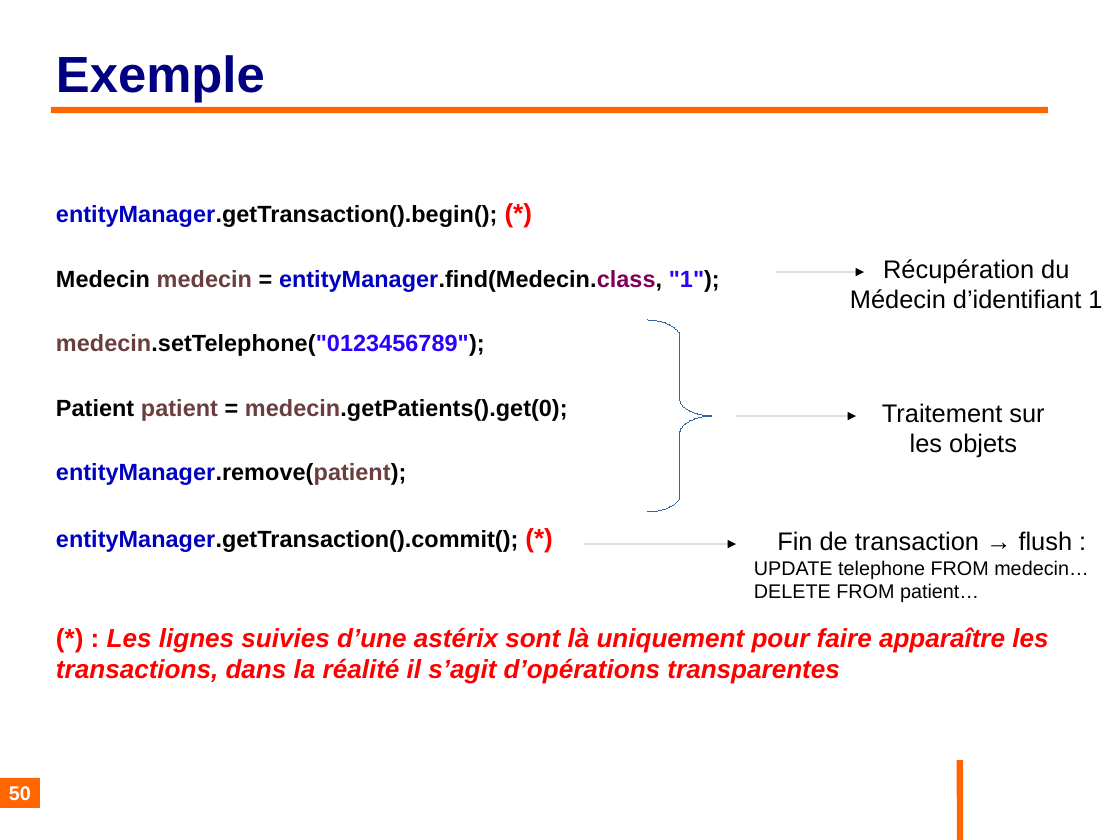
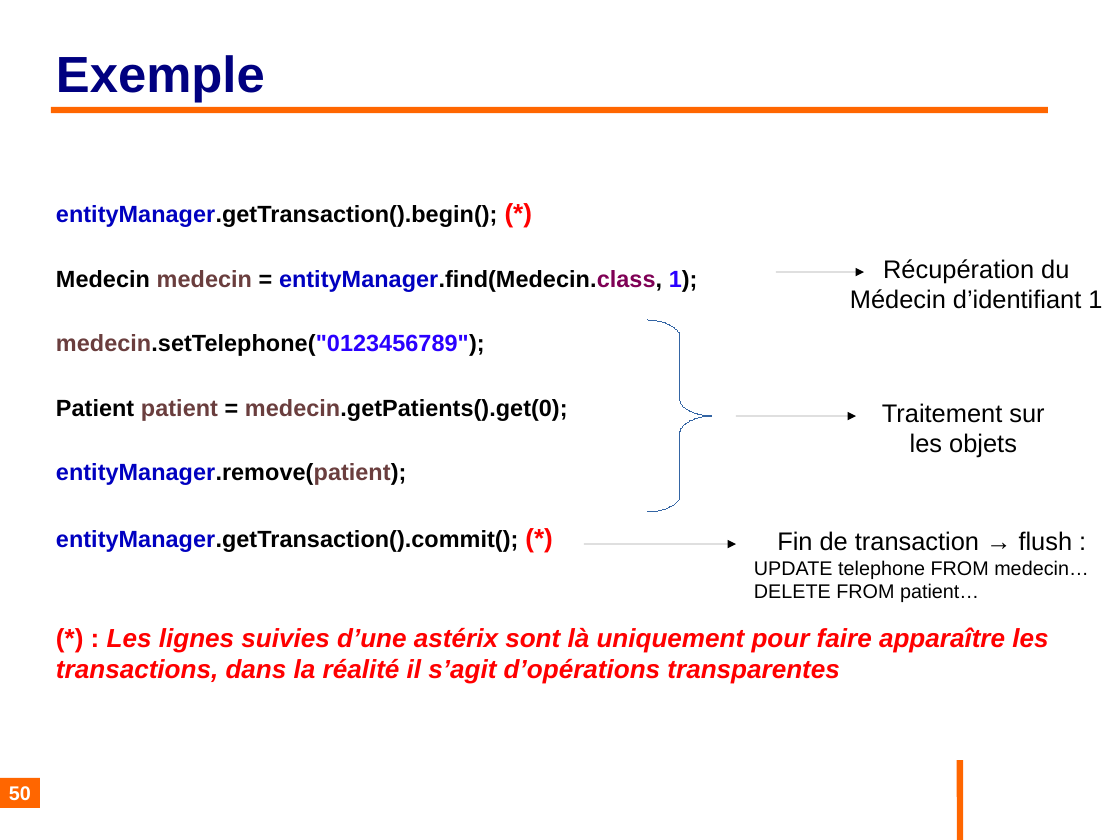
Before and after one commit to philphils/formation-hibernate-basique, a slide deck: slide 50 of Documentation/diapo_formation_hibernate.odp. Drawn at 1120x840 pixels with LibreOffice and Linux fonts; fonts in the diff are those of the drawing; background and template pictures are left out. Boxes give left, top, right and bottom in pixels: in the first picture for what was removed or moved away, otherwise in the second. Text is boxed around its words. In the diff, an @@ line names an element or a change of style, - is before the commit and + after.

```diff
--- a/Documentation/diapo_formation_hibernate.odp
+++ b/Documentation/diapo_formation_hibernate.odp
@@ text at box(56, 270, 698, 292): text changed @@
-Medecin medecin = entityManager.find(Medecin.class, "1");
+Medecin medecin = entityManager.find(Medecin.class, 1);
```
Also in this commit, not shown: 15 other slides changed.
